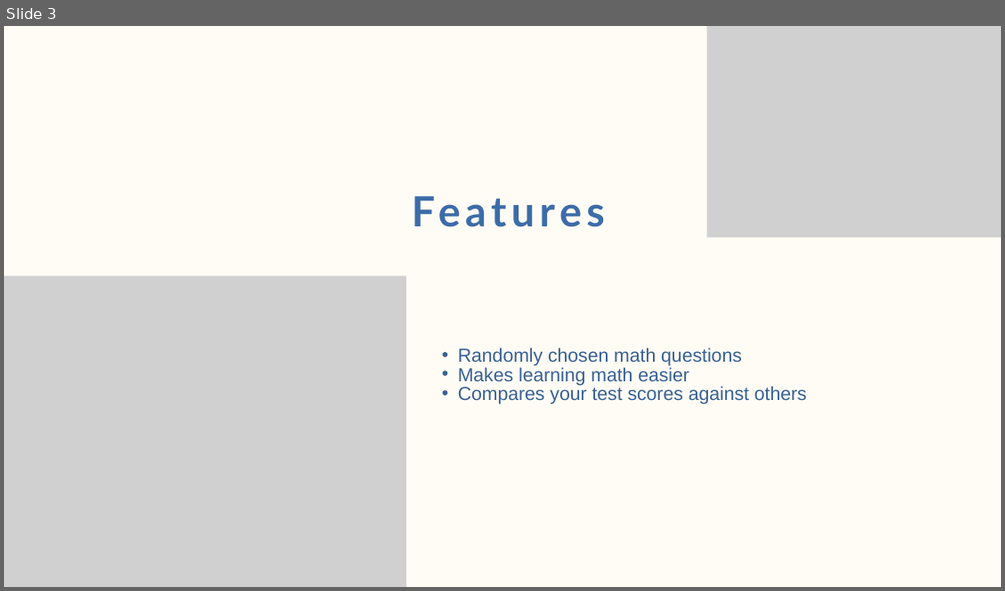
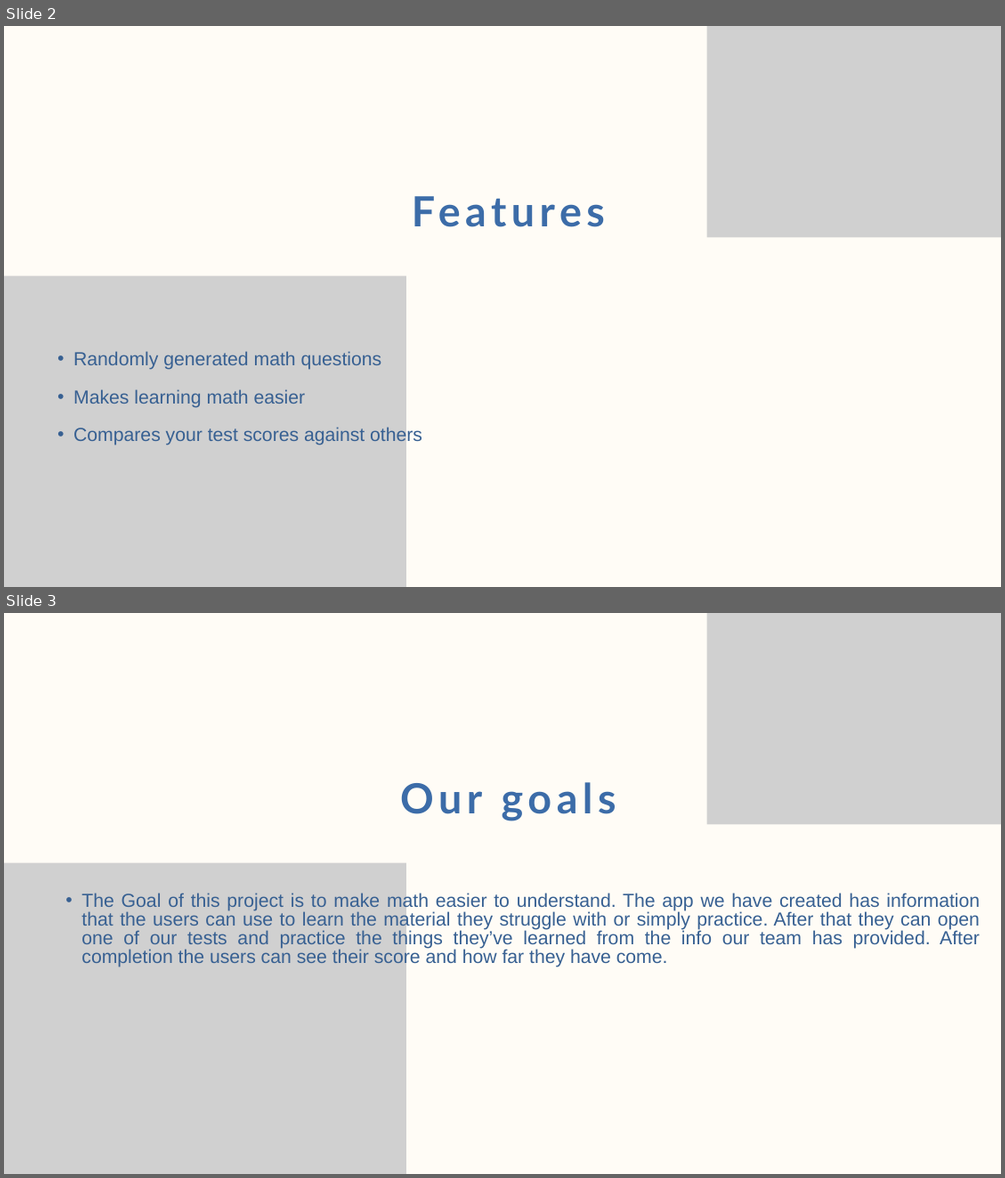
Before and after one commit to DimitarNyagalov/Knowledge-Engine, a slide deck: KnowedgeEngine-presentation.pptx. Shown one above the other, each under a label of ours: slide 3 before the commit, slides 2 and 3 after it. The pictures are 1005x591 and 1005x1178 pixels, drawn with LibreOffice and Linux fonts; fonts in the diff are those of the drawing; grey boxes stand for pictures. Boxes give left, top, right and bottom in pixels: in the first picture for what was removed or moved away, otherwise in the second. Text is boxed around its words. In the diff, an @@ line names an element or a change of style, - is before the commit and + after.

```diff
--- a/KnowedgeEngine-presentation.pptx
+++ b/KnowedgeEngine-presentation.pptx
@@ slide 3 added at box(4, 613, 1001, 1174), background #FFFCF6 @@
@@ picture added at box(707, 613, 1001, 824) @@
@@ text added at box(400, 782, 616, 821), 60 pt, text #3C6CA8, bold @@
+Our goals
@@ picture added at box(4, 863, 406, 1174) @@
@@ text added at box(81, 892, 979, 968), 27.3 pt, text #376092 @@
+  • The Goal of this project is to make math easier to understand. The app we have created has information that the users can use to learn the material they struggle with or simply practice. After that they can open one of our tests and practice the things they’ve learned from the info our team has provided. After completion the users can see their score and how far they have come.
@@ what was slide 3 is now slide 2 @@
@@ slide 2 changed as well @@
@@ text "Randomly generated math questions": place and size @@
-text "Randomly generated math questions" at box(458, 347, 807, 404)
+text "Randomly generated math questions" at box(73, 351, 422, 446)
@@ text at box(73, 351, 382, 370): text changed @@
-  • Randomly chosen math questions
+  • Randomly generated math questions
```
Also in this commit, not shown: 1 other slide changed, 1 slide removed.
